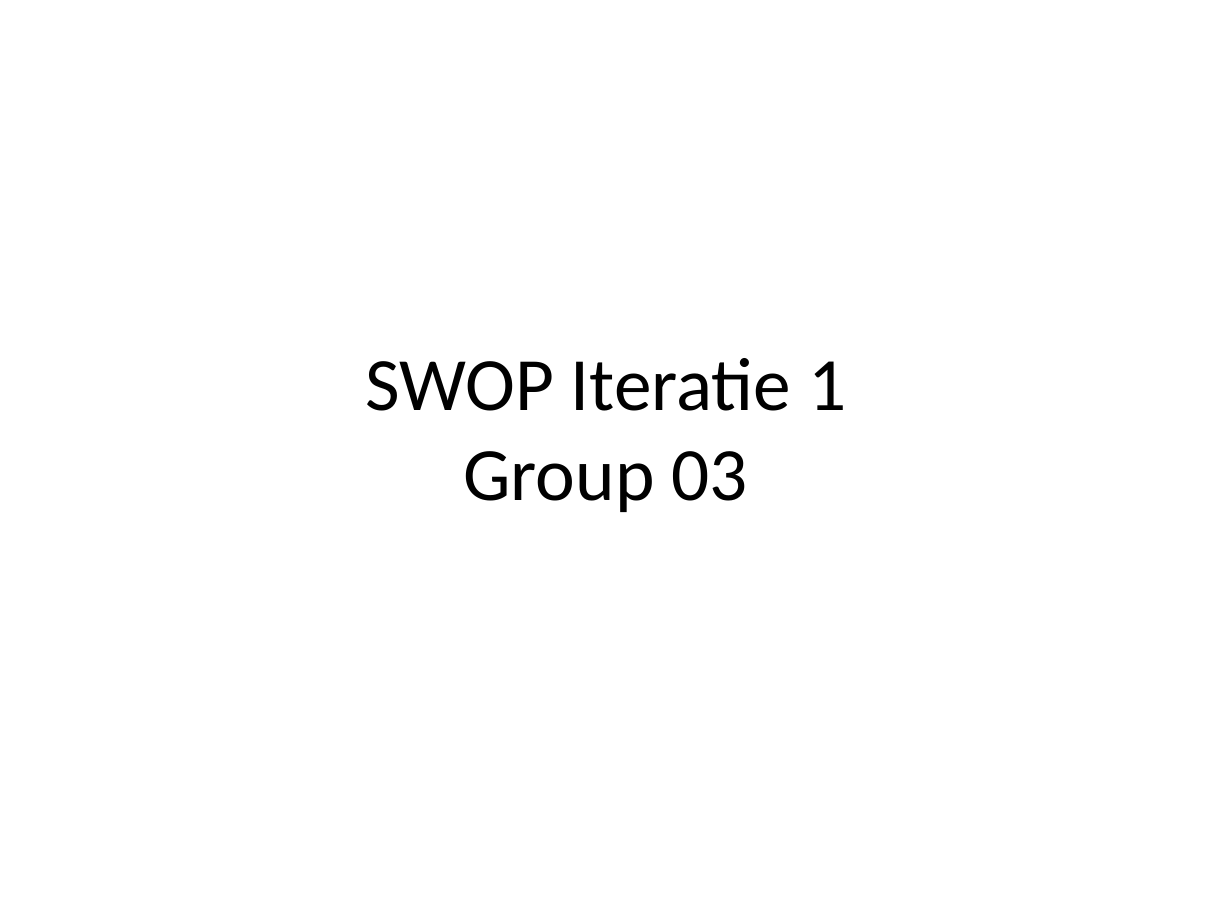
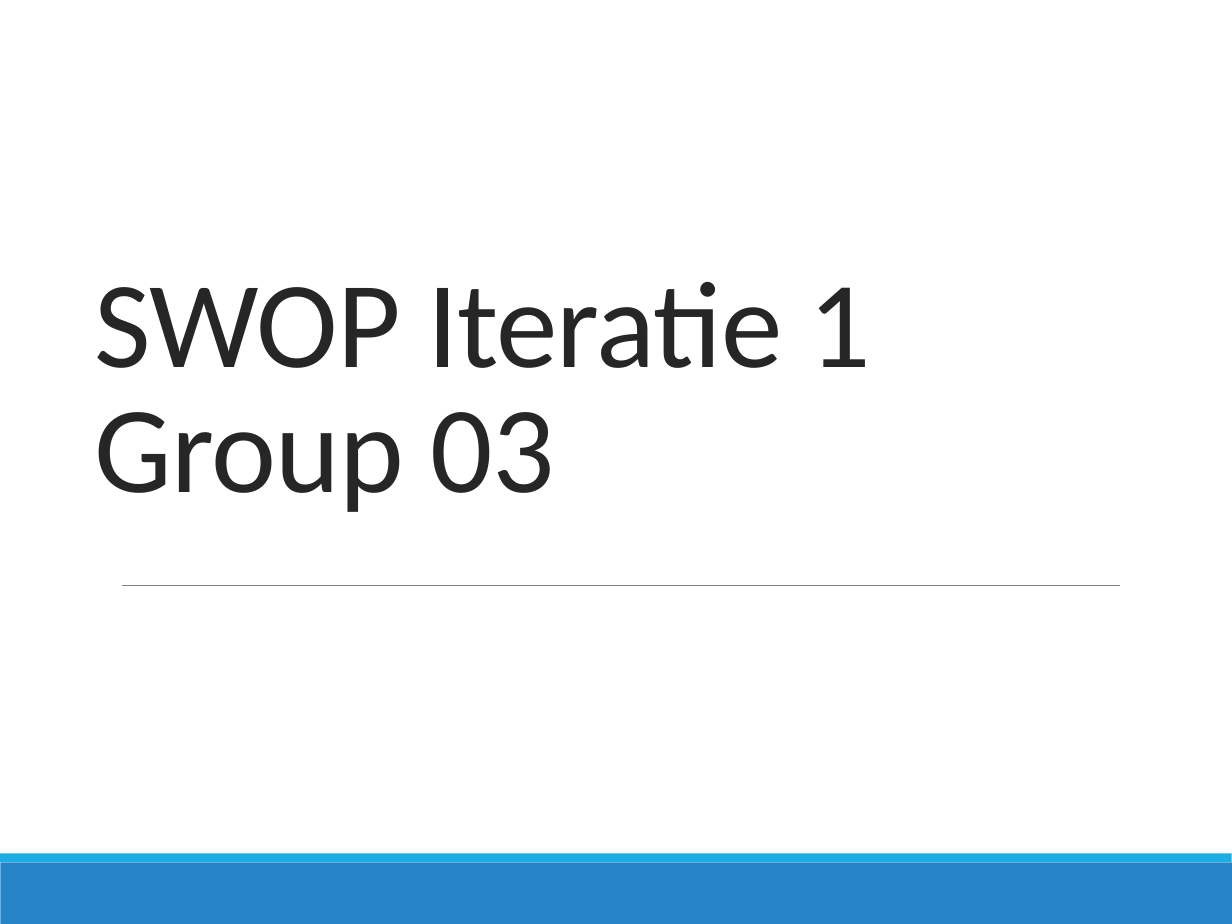
Before and after one commit to BenGoethuys/SwOp-Group03, a slide deck: slide 1 of Iteratie 1/PresentatieIteratie1Group03.pptx. Drawn at 1232x924 pixels with LibreOffice and Linux fonts; fonts in the diff are those of the drawing. Boxes give left, top, right and bottom in pixels: in the first picture for what was removed or moved away, otherwise in the second. Text is boxed around its words. In the diff, an @@ line names an element or a change of style, - is before the commit and + after.

```diff
--- a/Iteratie 1/PresentatieIteratie1Group03.pptx
+++ b/Iteratie 1/PresentatieIteratie1Group03.pptx
@@ title "SWOP Iteratie 1 Group 03" at (95, 282, 871, 512): size 44 to 72 pt, text colour #000000 to #262626, letter spacing 0 to -0.5 pt; alignment centre to left; line spacing 1 to 0.85; vertical alignment middle to bottom @@
@@ line added from (122, 585) to (1120, 585), #808080 0.5 pt @@
@@ rectangle added at (0, 862, 1232, 924), fill #2683C6 @@
@@ rectangle added at (0, 854, 1232, 862), fill #1CADE4 @@
```
Also in this commit, not shown: 13 other slides changed.
